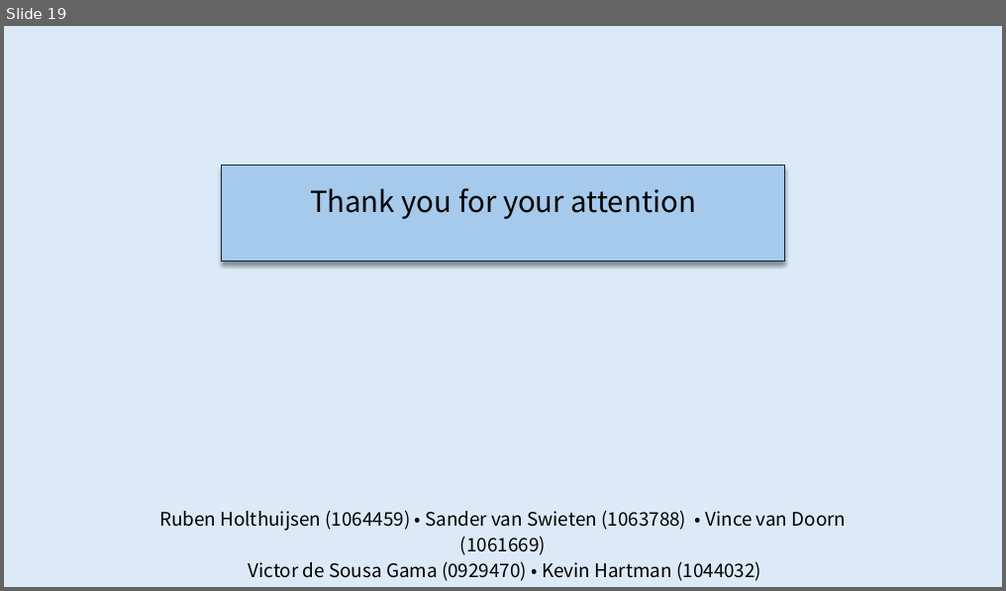
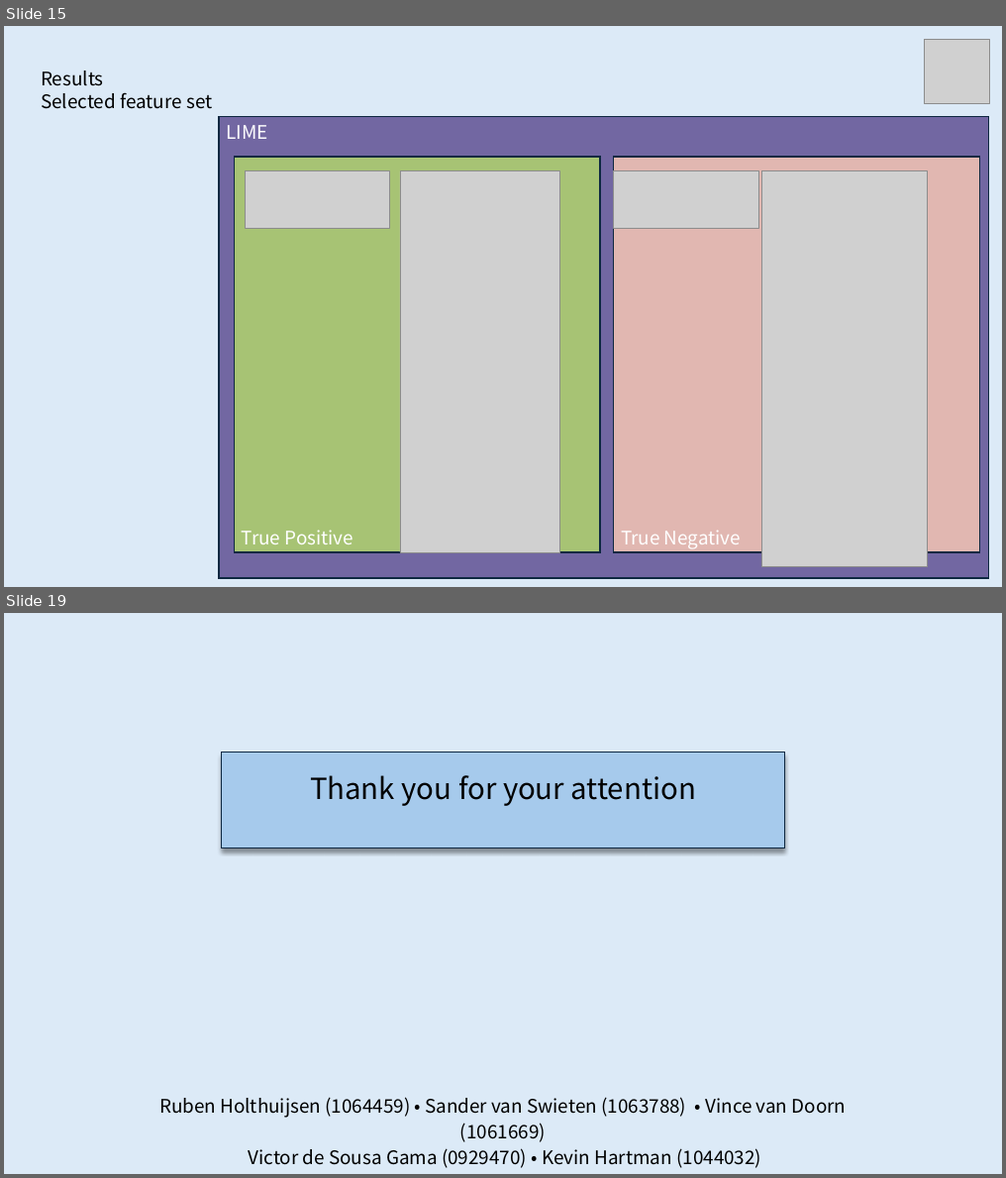
Before and after one commit to rhlt/tnbc, a slide deck: CapstoneProject_FinalPresentation.pptx. Shown one above the other, each under a label of ours: slide 19 before the commit, slides 15 and 19 after it; the slides between them are not shown. The pictures are 1006x591 and 1006x1178 pixels, drawn with LibreOffice and Linux fonts; fonts in the diff are those of the drawing; grey boxes stand for pictures. Boxes give left, top, right and bottom in pixels: in the first picture for what was removed or moved away, otherwise in the second. Text is boxed around its words. In the diff, an @@ line names an element or a change of style, - is before the commit and + after.

```diff
--- a/CapstoneProject_FinalPresentation.pptx
+++ b/CapstoneProject_FinalPresentation.pptx
@@ slide 15 added at (4, 26, 1002, 587), background #DCEAF7 @@
@@ picture added at (925, 39, 990, 104) @@
@@ text added at (41, 71, 212, 109), 18 pt, text #000000 @@
+Results
+Selected feature set
@@ rectangle added at (219, 116, 989, 578), fill #7267A2, outline #0E2841 1.5 pt, 18 pt, text #FFFFFF @@
+LIME
@@ rectangle added at (234, 157, 600, 553), fill #A7C374, outline #0E2841 1.5 pt, 18 pt, text #FFFFFF @@
+True Positive
@@ picture added at (245, 172, 389, 228) @@
@@ picture added at (400, 172, 559, 553) @@
@@ rectangle added at (614, 157, 979, 553), fill #E1B7B1, outline #0E2841 1.5 pt, 18 pt, text #FFFFFF @@
+True Negative
@@ picture added at (614, 172, 758, 228) @@
@@ picture added at (762, 172, 928, 568) @@
```
Also in this commit, not shown: 11 slides changed, 5 other slides added, 8 slides removed, 18 other files.
